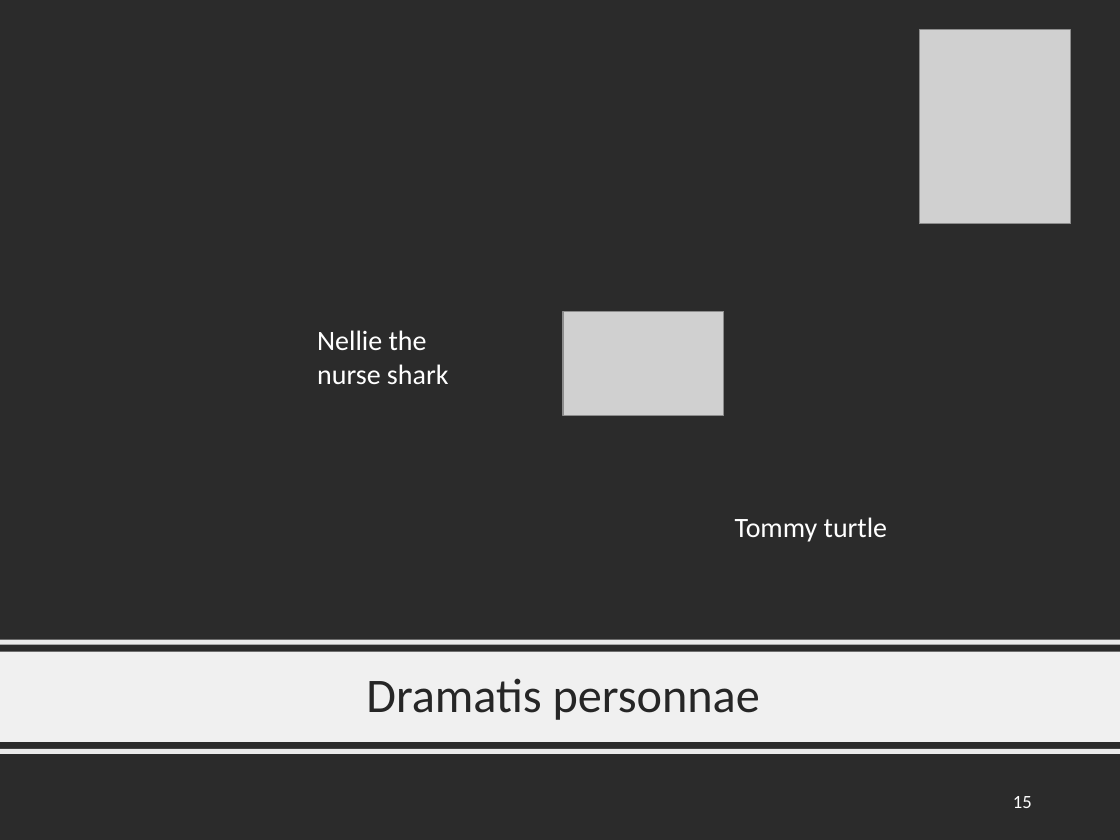
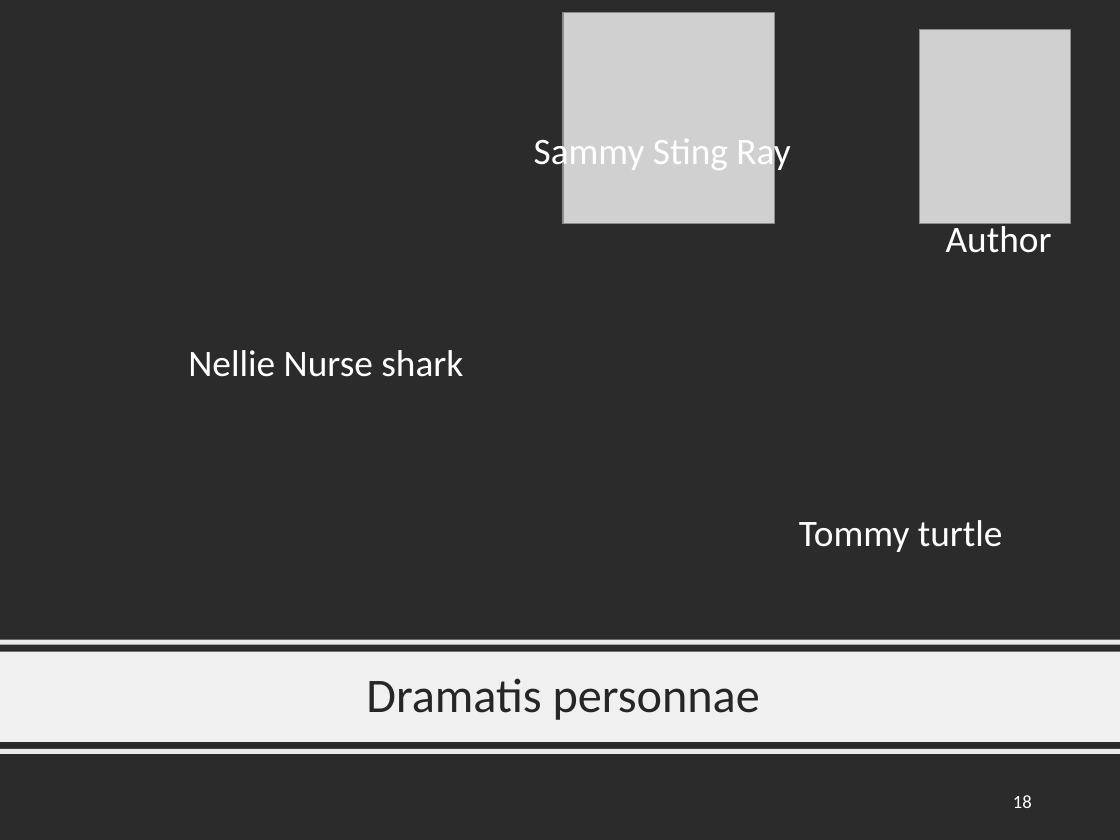
Before and after one commit to friendly/psy6136, a slide deck: slide 18 of lectures/DeepQuestions.pptx (slide 15 before the commit). Drawn at 1120x840 pixels with LibreOffice and Linux fonts; fonts in the diff are those of the drawing; grey boxes stand for pictures; background and template pictures are left out; a plain dark background stands for a picture behind light text. Boxes give left, top, right and bottom in pixels: in the first picture for what was removed or moved away, otherwise in the second. Text is boxed around its words. In the diff, an @@ line names an element or a change of style, - is before the commit and + after.

```diff
--- a/lectures/DeepQuestions.pptx
+++ b/lectures/DeepQuestions.pptx
@@ picture added at [563,12,775,224] @@
@@ text added at [534,133,790,174], 24 pt, text #FFFFFF @@
+Sammy Sting Ray
@@ text added at [946,220,1052,253], 24 pt, text #FFFFFF @@
+Author
@@ picture removed at [563,311,724,416] @@
@@ text at [188,350,463,377]: text changed; size 18 to 24 pt @@
-Nellie the nurse shark
+Nellie Nurse shark
@@ text "Tommy turtle" at [799,520,1003,552]: size 18 to 24 pt; alignment left to centre @@
@@ page number at [1013,795,1032,808]: text changed @@
-15
+18
```
Also in this commit, not shown: 7 other slides changed, 3 slides added, 7 other files.
